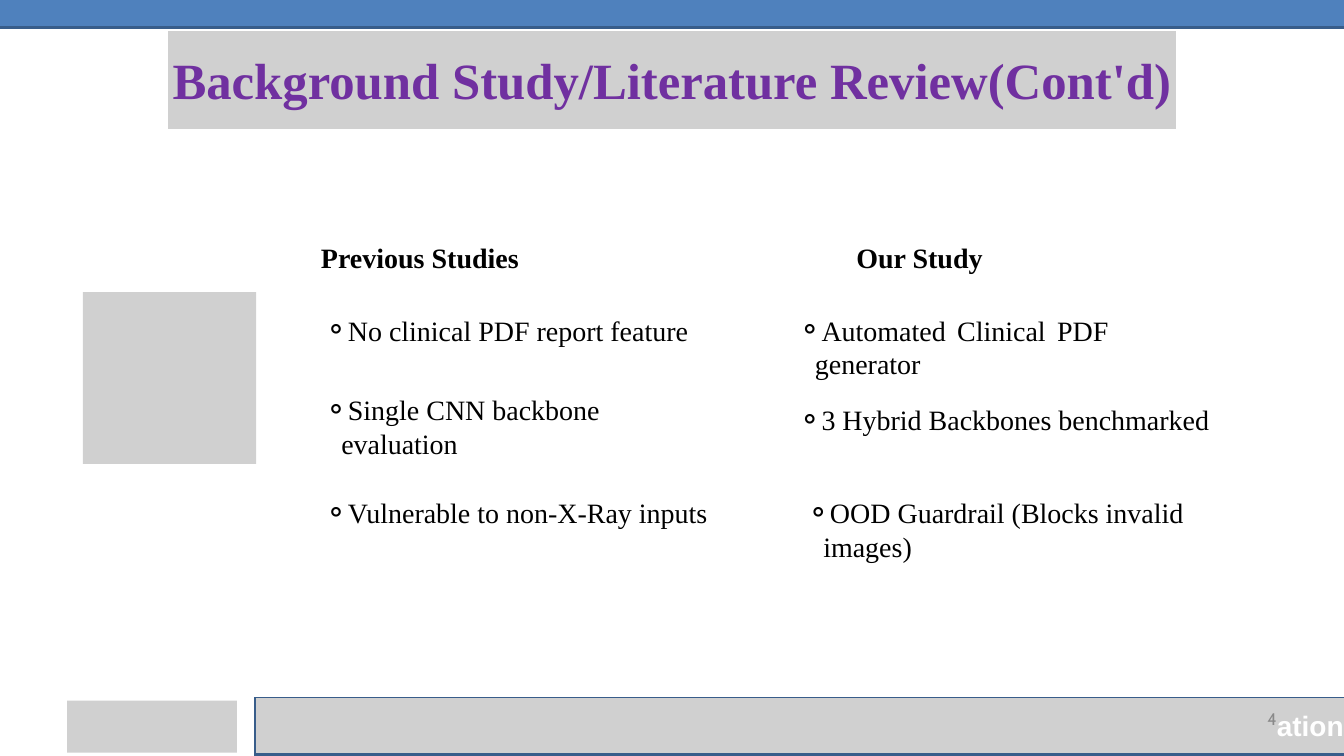
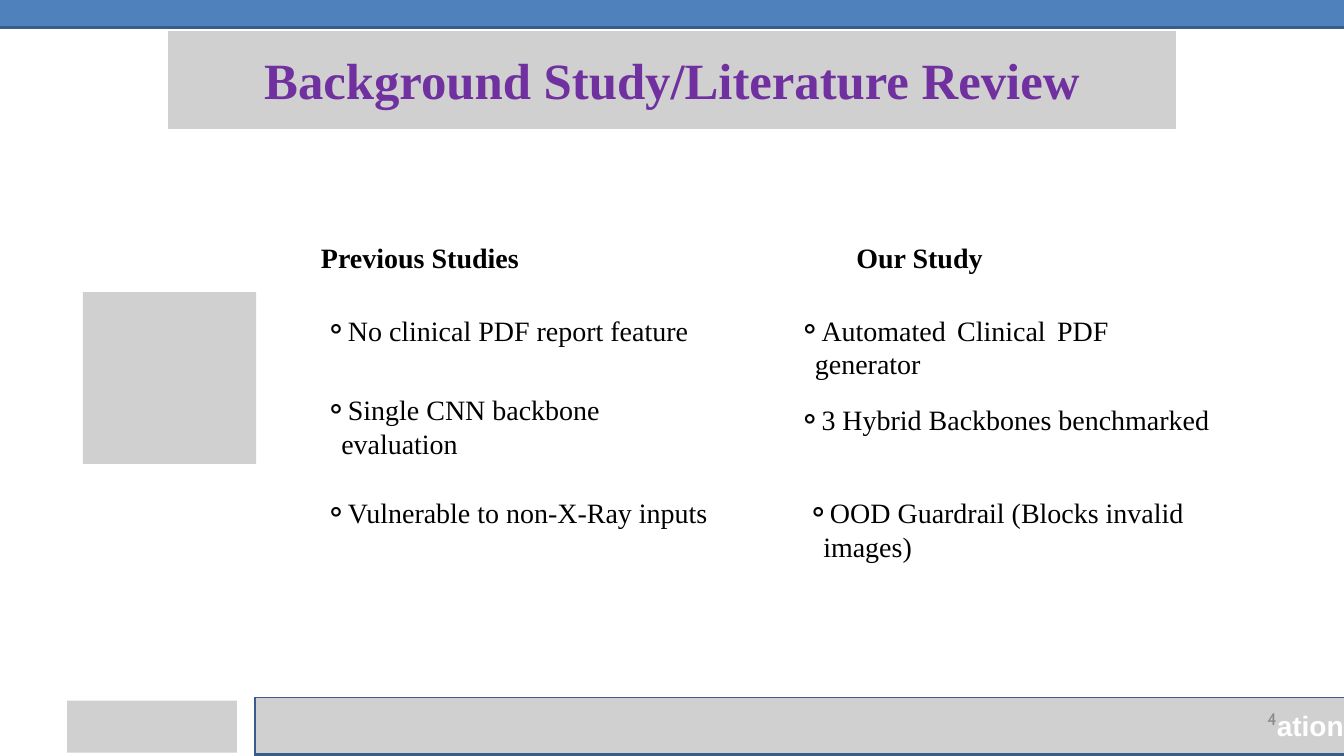
Before and after one commit to Shariar-Always/hybrid-tuberculosis-pneumonia-detection-xai, a slide deck: slide 5 of thesis/02-phase-1/Phase-I Evaluation Slide.pptx. Drawn at 1344x756 pixels with LibreOffice and Linux fonts; fonts in the diff are those of the drawing; grey boxes stand for pictures. Boxes give left, top, right and bottom in pixels: in the first picture for what was removed or moved away, otherwise in the second. Text is boxed around its words. In the diff, an @@ line names an element or a change of style, - is before the commit and + after.

Commit message:
Presentation file update

```diff
--- a/thesis/02-phase-1/Phase-I Evaluation Slide.pptx
+++ b/thesis/02-phase-1/Phase-I Evaluation Slide.pptx
@@ text at [264, 64, 1080, 109]: text changed @@
-Background Study/Literature Review(Cont'd)
+Background Study/Literature Review
```
